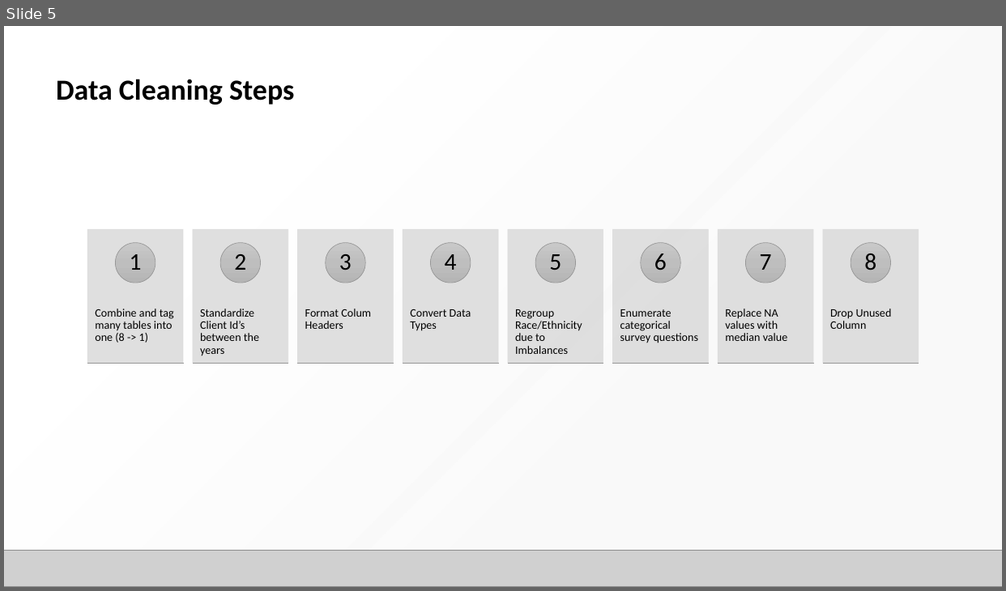
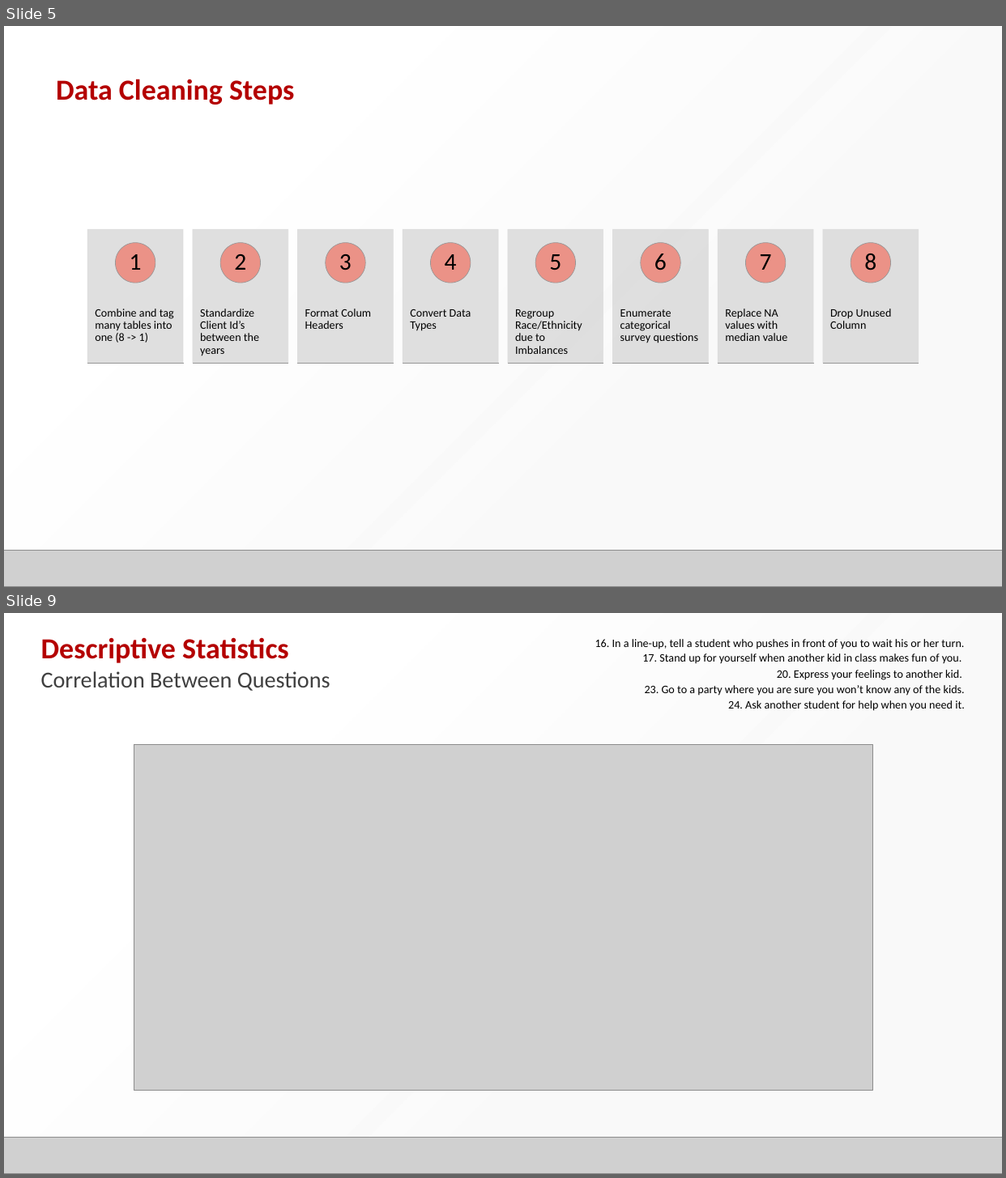
Before and after one commit to josh97ellis/omaha-girls-rock-analysis, a slide deck: deliverables/milestone_2/Final Presentation.pptx. Shown one above the other, each under a label of ours: slide 5 before the commit, slides 5 and 9 after it; the slides between them are not shown. The pictures are 1006x591 and 1006x1178 pixels, drawn with LibreOffice and Linux fonts; fonts in the diff are those of the drawing; grey boxes stand for pictures; background and template pictures are left out. Boxes give left, top, right and bottom in pixels: in the first picture for what was removed or moved away, otherwise in the second. Text is boxed around its words. In the diff, an @@ line names an element or a change of style, - is before the commit and + after.

```diff
--- a/deliverables/milestone_2/Final Presentation.pptx
+++ b/deliverables/milestone_2/Final Presentation.pptx
@@ slide 9 added at [4, 613, 1002, 1174], background picture (left out) @@
@@ rectangle added at [4, 613, 1002, 1174], fill gradient #F8F8F8 to #FFFFFF @@
@@ text added at [41, 637, 330, 691], 22 pt, text #404040 @@
+Descriptive Statistics
+Correlation Between Questions
@@ text added at [595, 639, 964, 649], 11 pt, text #000000 @@
+16. In a line-up, tell a student who pushes in front of you to wait his or her turn.
@@ text added at [642, 653, 962, 664], 11 pt, text #000000 @@
+17. Stand up for yourself when another kid in class makes fun of you.
@@ text added at [645, 685, 965, 696], 11 pt, text #000000 @@
+23. Go to a party where you are sure you won’t know any of the kids.
@@ text added at [777, 670, 962, 680], 11 pt, text #000000 @@
+20. Express your feelings to another kid.
@@ text added at [728, 700, 965, 711], 11 pt, text #000000 @@
+24. Ask another student for help when you need it.
@@ picture added at [134, 745, 873, 1091] @@
@@ picture added at [4, 1138, 1002, 1174] @@
@@ slide 5 changed as well @@
@@ text "Data Cleaning Steps" at [56, 79, 294, 105]: text colour #000000 to #B40000 @@
@@ fill gradient #C9C9C9 to #BEBEBE to #B5B5B5 to #EB9287 in 8 elements at [116, 243, 156, 284], [220, 243, 261, 284], [325, 243, 365, 284], [431, 243, 471, 284], [535, 243, 576, 284], [641, 243, 681, 284], [746, 243, 786, 284], [850, 243, 891, 284] @@
```
Also in this commit, not shown: 8 other slides changed, 12 other slides added, 6 slides removed, 13 other files.
